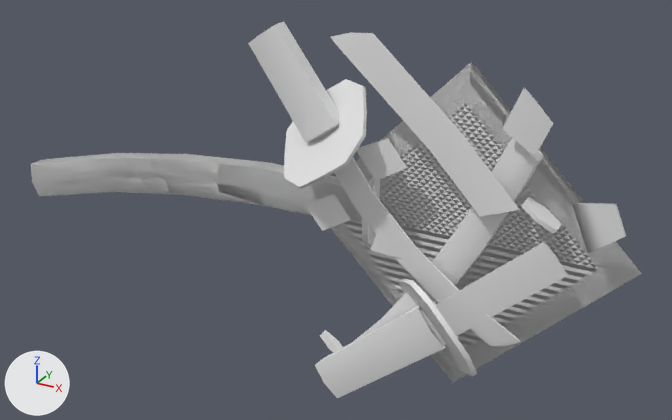
The OBJ model src/main/resources/assets/blade_tetra/model/modular/alpha9/wakizashi_spirit_guard_wrapped.obj, before and after one commit.
Rendered twice from a camera (50 mm lens) standing at (119.0, -321.0, 159.0) and looking at (-59.0, 3.0, -3.0). The lights are fixed; the arrows at lower left show +X, +Y and +Z. The picture after the commit comes second. Where no turn or scale is listed for an object, it has been applied to the vertices. Vertices at exactly the same position are counted once.

Names of what the first picture shows: 'item_blade', 'item_damaged', 'sheath' and 2 more.
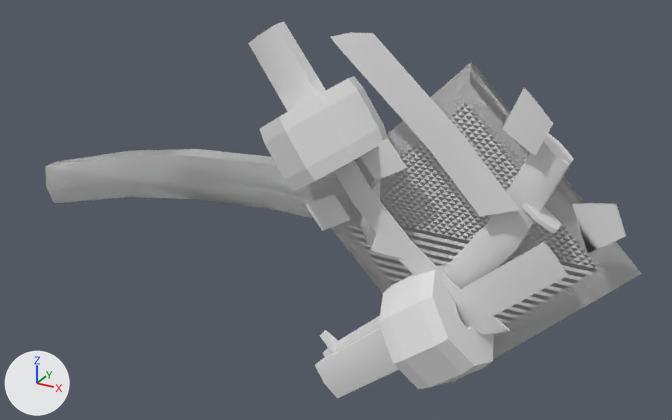
Location of each change, (x1, y1, x2, y2) in pixels of the pictures (672 x 420 px):
'item_blade', reshaped
    before: (248, 22, 562, 353)
    after: (248, 22, 574, 357)
'effect', reshaped (not visible before)
    after: (45, 149, 362, 229)
'sheath', reshaped (not visible afterwards)
    before: (31, 153, 362, 223)
part 2 of me_item_blade, rebuilt
    before: (353, 138, 544, 342)
    after: (323, 133, 574, 357)
part 3 of me_item_blade, built on
    before: (284, 79, 521, 346)
    after: (260, 76, 510, 334)
part 4 of me_item_damaged, rebuilt (47% wider, 28% taller)
    before: (399, 279, 477, 376)
    after: (379, 265, 494, 389)

The change, as a diff of the scene's bpy script:
```diff
--- a/src/main/resources/assets/blade_tetra/model/modular/alpha9/wakizashi_spirit_guard_wrapped.obj.py
+++ b/src/main/resources/assets/blade_tetra/model/modular/alpha9/wakizashi_spirit_guard_wrapped.obj.py
@@ me_effect @@
 # used by ob_effect; location = (0.0, 0.0, 0.0)
-me_effect.from_pydata(...)  # 72 vertices, 132 faces; spans x -234.0..-35.0, y -6.0..6.0, z -29.0..13.0
+me_effect.from_pydata(...)  # 72 vertices, 132 faces; spans x -224.0..-35.0, y -8.0..8.0, z -31.0..15.0
+# me_effect part 1: the loose piece of 30 vertices spanning x -234.0..-35.0, y -6.0..6.0, z -29.0..12.0 is multiplied about its middle by the matrix ((0.949, 0.0, -0.016), (0.0, 1.17, 0.0), (-0.017, 0.0, 1.164)), then moved by (5.0, 0.0, 0.0)
+# other edits to the shape of me_effect do not show in these pictures
@@ me_item_blade @@
 # used by ob_item_blade; location = (0.0, 0.0, 0.0)
-me_item_blade.from_pydata(...)  # 143 vertices, 235 faces; spans x -87.0..71.0, y -31.0..4.0, z -84.0..80.0
+me_item_blade.from_pydata(...)  # 309 vertices, 571 faces; spans x -87.0..71.0, y -34.0..4.0, z -78.0..80.0
+# me_item_blade part 2: the loose piece of 30 vertices spanning x -57.0..31.0, y -13.0..-3.0, z -84.0..50.0 is rebuilt with 30 vertices and now spans x -59.0..42.0, y -12.0..0.0, z -78.0..50.0
+# me_item_blade part 3: 22 vertices moved from x -40.0..33.0, y -16.0..-15.0, z -38.0..16.0 to x -41.0..28.0, y -16.0..-15.0, z -33.0..17.0; 25 vertices removed from x -77.0..-32.0, y -31.0..0.0, z 19.0..58.0; 191 vertices added at x -80.0..-29.0, y -34.0..3.0, z 15.0..62.0
@@ me_item_damaged @@
 # used by ob_item_damaged; location = (0.0, 0.0, 0.0)
-me_item_damaged.from_pydata(...)  # 145 vertices, 199 faces; spans x -71.0..71.0, y -32.0..4.0, z -83.0..81.0
+me_item_damaged.from_pydata(...)  # 311 vertices, 535 faces; spans x -71.0..71.0, y -35.0..4.0, z -83.0..81.0
+# me_item_damaged part 4: the loose piece of 26 vertices spanning x -23.0..19.0, y -32.0..0.0, z -58.0..-12.0 is rebuilt with 192 vertices and now spans x -27.0..22.0, y -35.0..4.0, z -61.0..-9.0
@@ me_sheath @@
 # used by ob_sheath; location = (0.0, 0.0, 0.0)
-me_sheath.from_pydata(...)  # 72 vertices, 132 faces; spans x -234.0..-35.0, y -6.0..6.0, z -29.0..13.0
+me_sheath.from_pydata(...)  # 72 vertices, 132 faces; spans x -224.0..-35.0, y -8.0..8.0, z -31.0..15.0
+# me_sheath part 5: the loose piece of 30 vertices spanning x -234.0..-35.0, y -6.0..6.0, z -29.0..12.0 is multiplied about its middle by the matrix ((0.949, 0.0, -0.016), (0.0, 1.17, 0.0), (-0.017, 0.0, 1.164)), then moved by (5.0, 0.0, 0.0)
+# other edits to the shape of me_sheath do not show in these pictures
```
